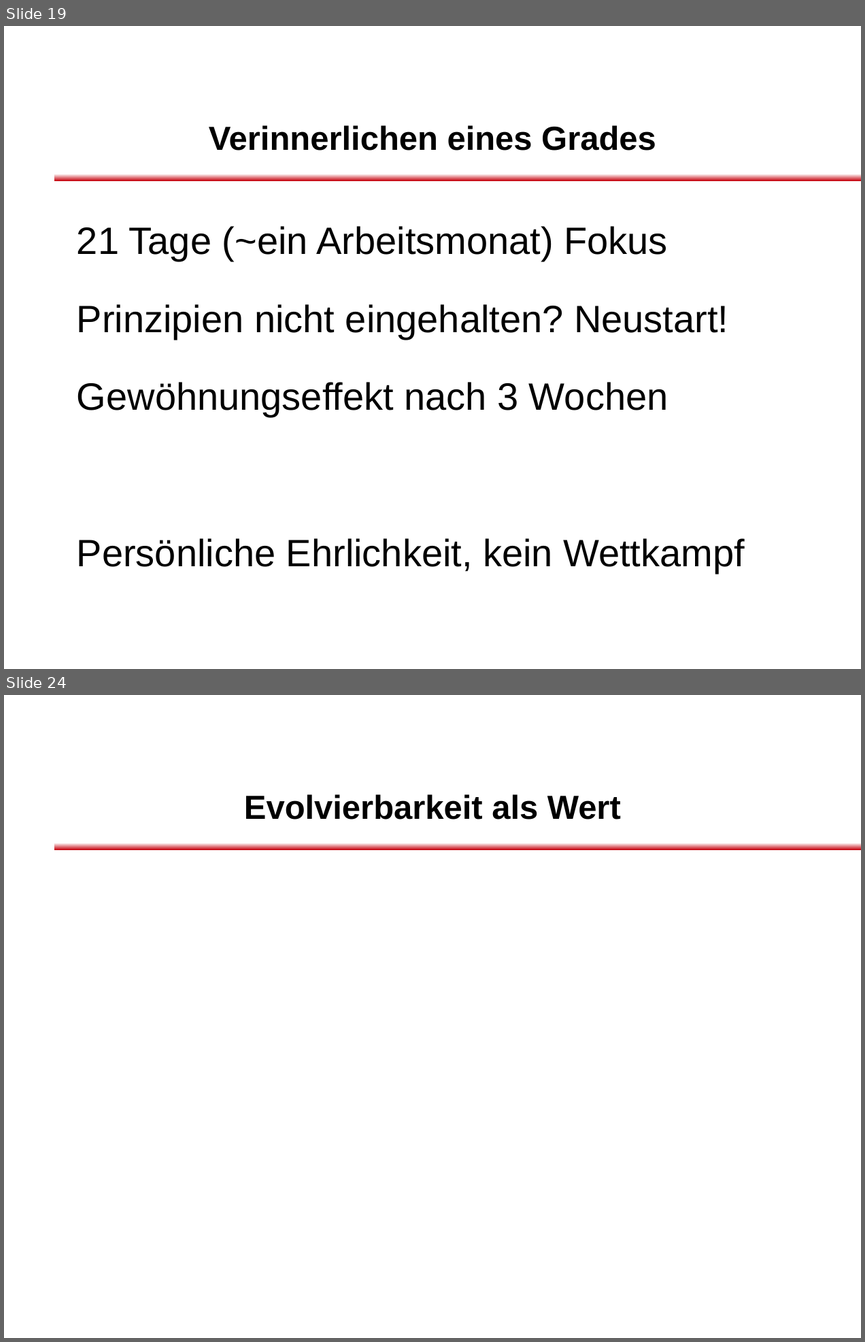
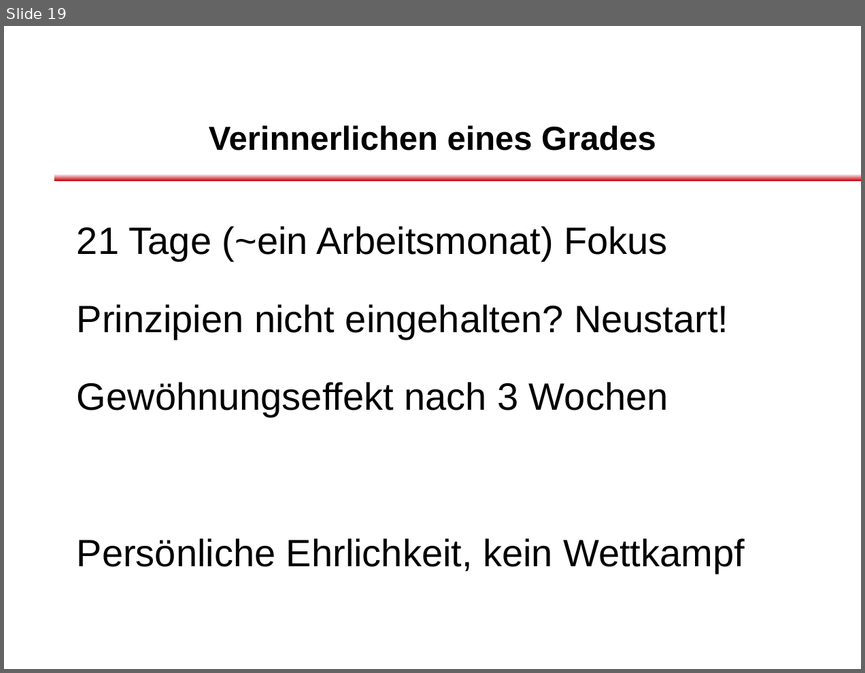
Before and after one commit to dlindner/vorlesung-se2-dhbw, a slide deck: added_2012/Clean Code Developer.odp. Shown one above the other, each under a label of ours: slides 19 and 24 before the commit, slide 19 after it; the slides between them are not shown. The pictures are 865x1342 and 865x673 pixels, drawn with LibreOffice and Linux fonts; fonts in the diff are those of the drawing; background and template pictures are left out. Boxes give left, top, right and bottom in pixels: in the first picture for what was removed or moved away, otherwise in the second. Text is boxed around its words. In the diff, an @@ line names an element or a change of style, - is before the commit and + after.

```diff
--- a/added_2012/Clean Code Developer.odp
+++ b/added_2012/Clean Code Developer.odp
@@ slide 24 removed at [4, 695, 861, 1338], background #FFFFFF; not listed: 2 template elements that a slide beside it also shows @@
@@ title removed at [244, 794, 621, 819] @@
-Evolvierbarkeit als Wert
```
Also in this commit, not shown: 3 slides changed, 7 slides added, 3 other slides removed.
